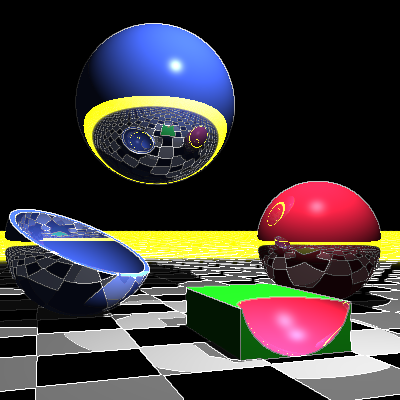
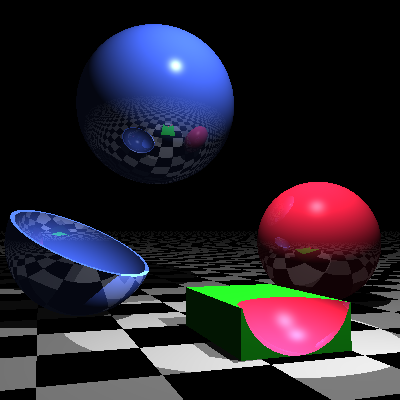
Before/after of a (400, 400) layered artwork. What changed in the layer stack:
removed layer "out.z.png" (was lighten) over [0, 23, 400, 400]
hid "Background copy" over [0, 23, 400, 400]
